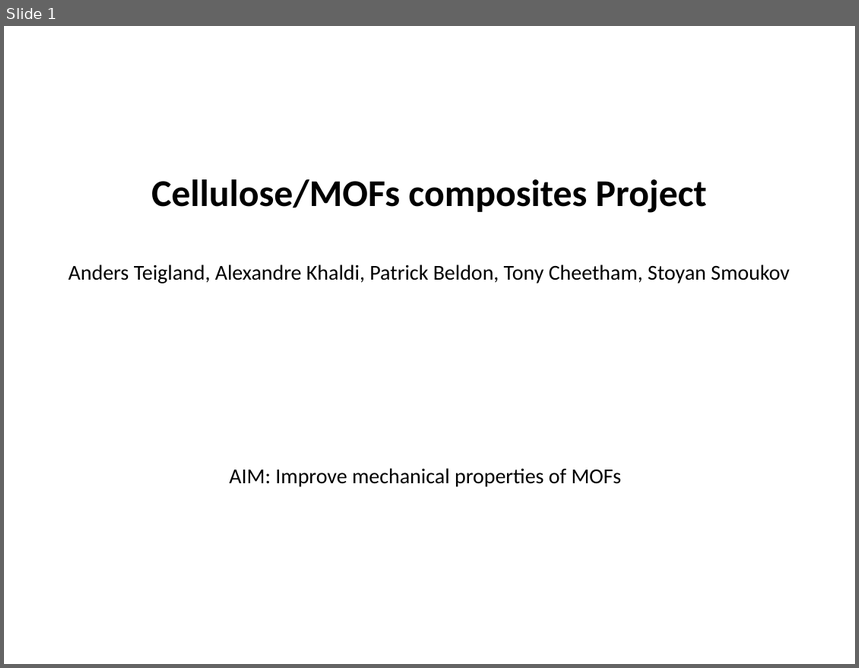
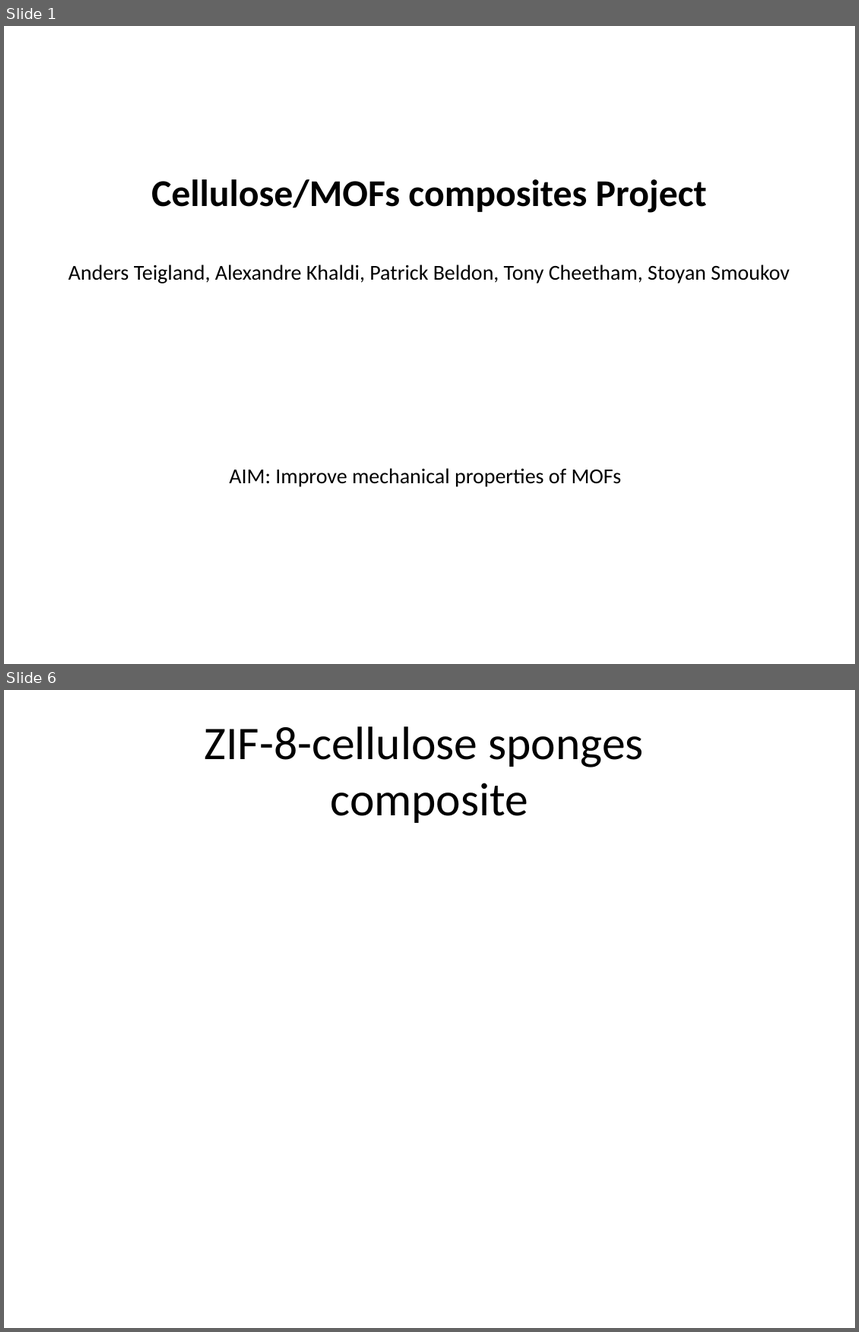
Before and after one commit to ATeigland/ResearchProject, a slide deck: Updates.pptx. Shown one above the other, each under a label of ours: slide 1 before the commit, slides 1 and 6 after it; the slides between them are not shown. The pictures are 859x668 and 859x1332 pixels, drawn with LibreOffice and Linux fonts; fonts in the diff are those of the drawing. Boxes give left, top, right and bottom in pixels: in the first picture for what was removed or moved away, otherwise in the second. Text is boxed around its words. In the diff, an @@ line names an element or a change of style, - is before the commit and + after.

```diff
--- a/Updates.pptx
+++ b/Updates.pptx
@@ slide 6 added at box(4, 690, 855, 1328), background #FFFFFF @@
@@ title added at box(205, 726, 643, 823), 39.6 pt, text #000000 @@
+ZIF-8-cellulose sponges
+composite
```
Also in this commit, not shown: 3 slides changed, 4 other slides added, 2 slides removed.
